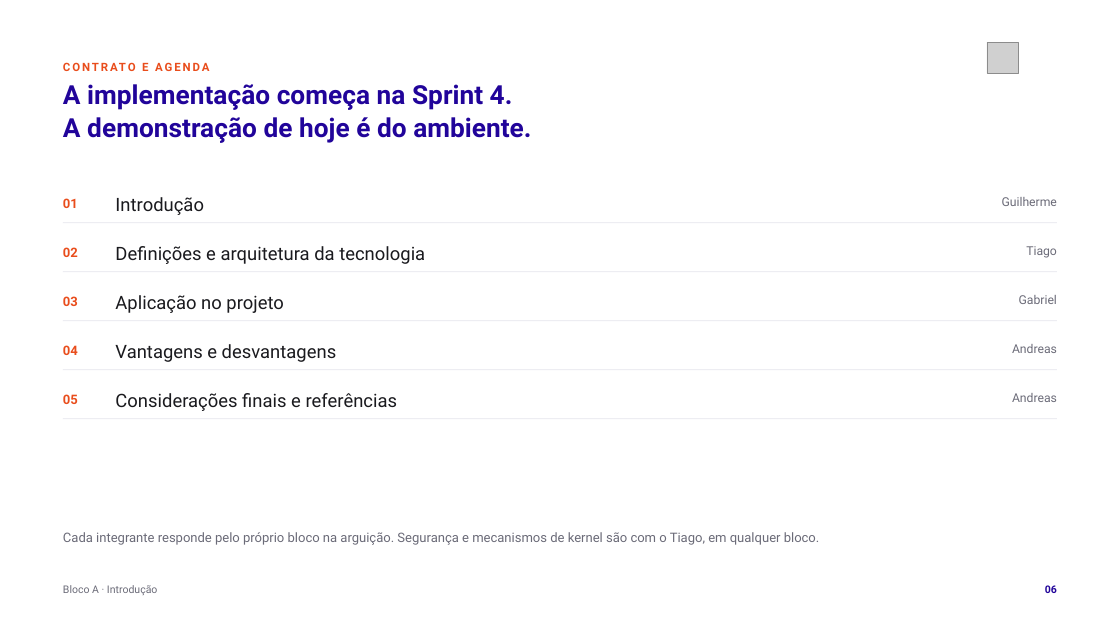
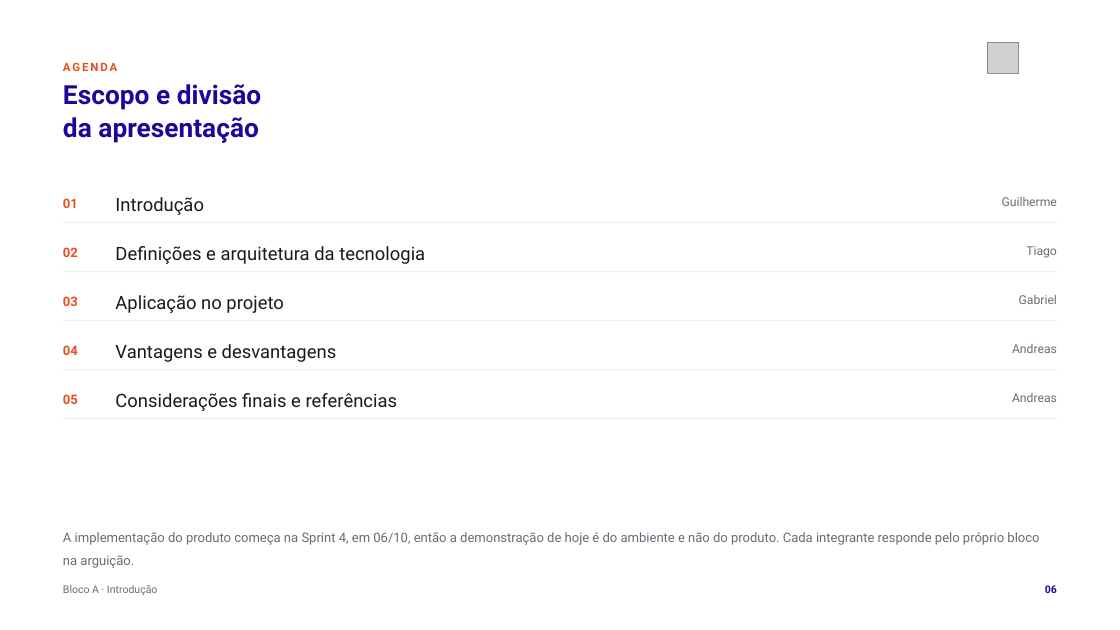
Before and after one commit to tcpassos/invite-app, a slide deck: slide 6 of trabalhos/T1-Docker-Invite-People.pptx. Drawn at 1120x630 pixels with LibreOffice and Linux fonts; fonts in the diff are those of the drawing; grey boxes stand for pictures. Boxes give left, top, right and bottom in pixels: in the first picture for what was removed or moved away, otherwise in the second. Text is boxed around its words. In the diff, an @@ line names an element or a change of style, - is before the commit and + after.

```diff
--- a/trabalhos/T1-Docker-Invite-People.pptx
+++ b/trabalhos/T1-Docker-Invite-People.pptx
@@ text at box(63, 62, 117, 71): text changed @@
-CONTRATO E AGENDA
+AGENDA
@@ text at box(63, 84, 261, 143): text changed @@
-A implementação começa na Sprint 4.
-A demonstração de hoje é do ambiente.
+Escopo e divisão
+da apresentação
@@ text at box(63, 532, 1039, 568): text changed @@
-Cada integrante responde pelo próprio bloco na arguição. Segurança e mecanismos de kernel são com o Tiago, em qualquer bloco.
+A implementação do produto começa na Sprint 4, em 06/10, então a demonstração de hoje é do ambiente e não do produto. Cada integrante responde pelo próprio bloco na arguição.
```
Also in this commit, not shown: 28 other slides changed, 32 other files.
